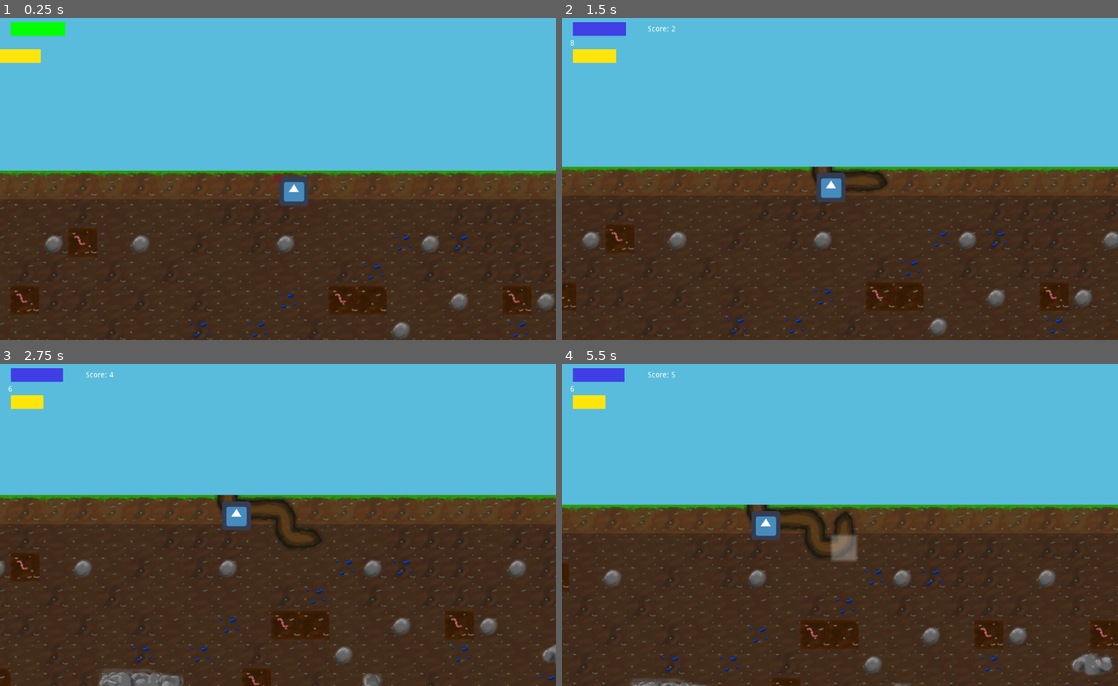
Above: before the commit, frames 1-4 (two rows, left to right).
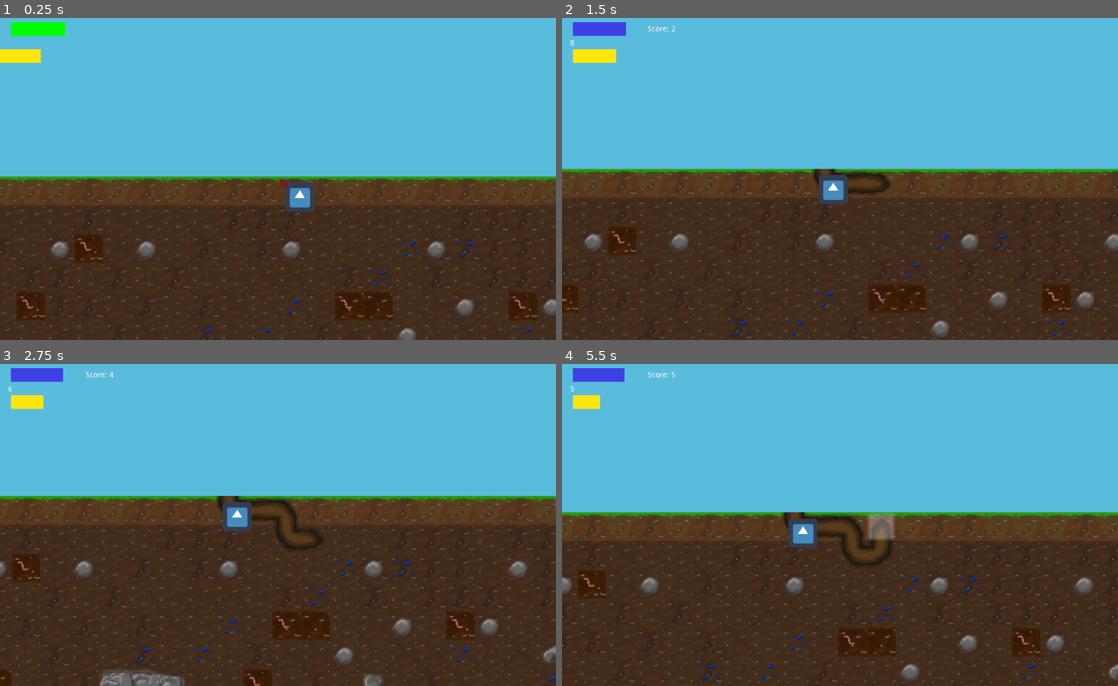
Above: after the commit, the same moments.

Repository: Sushperson/Tree-Simulator-2023
Game: Godot game, scene res://Scenes/World.tscn
Same seed, same stepped clock (60 frames per second), same inputs: the game is played once before the commit and once after it. The engine's default icon, where the game draws it, is replaced by a stand-in: a white triangle on a blue panel in a dark square.
Inputs:
- Up to frame 1 (0.25 s): no input
- Up to frame 2 (1.5 s): hold D (right) 0.53-1.28 s; hold S (down) from 1.28 s (still down)
- Up to frame 3 (2.75 s): release S (down) at 2.03 s; hold D (right) from 2.03 s (still down)
- Up to frame 4 (5.5 s): release D (right) at 2.78 s; hold W (up) 2.78-3.53 s; hold A (left) 3.53-5.03 s; tap P (pause) at 4.15 s; tap E (skilltree, bound only after the commit) at 4.9 s; hold S (down) from 5.03 s (still down)

The runs differ from the first frame. In frame 1, 7.9% of the frame differs, in the area x 0-100%, y 47-100%; in frame 2, 5.7%; in frame 3, 3.3%; in frame 4, 12%, in the area x 0-100%, y 6-100%.

Commit message:
skilltree v2

Diff:
--- a/Tree_sim/Scenes/World.tscn
+++ b/Tree_sim/Scenes/World.tscn
@@ -466,7 +466,6 @@
 
 [node name="World" type="Node2D"]
 script = ExtResource( 2 )
-tick_length = 0.6
 
 [node name="Player" parent="." instance=ExtResource( 1 )]
 position = Vector2( 16, 16 )
@@ -475,7 +474,6 @@
 remote_path = NodePath("../../Camera2D")
 
 [node name="Camera2D" type="Camera2D" parent="."]
-position = Vector2( 16, 16 )
 current = true
 zoom = Vector2( 1.2, 1.2 )
 smoothing_enabled = true
@@ -541,3 +539,10 @@
 script = ExtResource( 31 )
 max_cluster_dist = 8.0
 cluster_size = 5.0
+
+[node name="cam_skilltree" type="Sprite" parent="."]
+visible = false
+
+[node name="RemoteTransform2D_skilltree" type="RemoteTransform2D" parent="cam_skilltree"]
+remote_path = NodePath("../../Camera2D")
+use_global_coordinates = false
--- /dev/null
+++ b/Tree_sim/Scenes/skilltree.gd
@@ -0,0 +1,38 @@
+extends Node
+
+
+# Declare member variables here. Examples:
+# var a = 2
+# var b = "text"
+var poskorektur: Vector2 = Vector2(-120,-590)
+var scale_tree = 2
+
+
+var tree_sprite:Array = [["1_stamm","Stamm",4],["2_astLinks","Links",5],["3_oben","Oben",6],["4_ast_rechts","ObenLinks",4]]
+var tree_branches:Array = [[100,101,102,103,104,105],[200,201,202,203,204,205,206,207],[300,301,302,303,304,305,306]]
+# Called when the node enters the scene tree for the first time.
+func get_tree_sprit(var branches:int):
+
+	var index = [-1,-1]
+
+
+func _ready():
+	for n in tree_branches:
+		for nn in n:
+			print(nn,get_tree_sprit(nn))
+
+
+
+
+func set_branches(var branches):
+
+
+	pass
+
+
+func _process(delta):
+	pass
+#	pass
+# Called every frame. 'delta' is the elapsed time since the previous frame.
+#func _process(delta):
+#	pass
--- /dev/null
+++ b/Tree_sim/Scenes/skilltree.tscn
@@ -0,0 +1,154 @@
+[gd_scene load_steps=25 format=2]
+
+[ext_resource path="res://assets/baum/skillTree/oben6.png" type="Texture" id=1]
+[ext_resource path="res://assets/baum/skillTree/links1.png" type="Texture" id=2]
+[ext_resource path="res://assets/baum/skillTree/oben5.png" type="Texture" id=3]
+[ext_resource path="res://assets/baum/skillTree/links2.png" type="Texture" id=4]
+[ext_resource path="res://assets/baum/skillTree/links3.png" type="Texture" id=5]
+[ext_resource path="res://assets/baum/skillTree/links4.png" type="Texture" id=6]
+[ext_resource path="res://assets/baum/skillTree/oben_links4.png" type="Texture" id=7]
+[ext_resource path="res://assets/baum/skillTree/oben_links5.png" type="Texture" id=8]
+[ext_resource path="res://assets/baum/skillTree/oben1.png" type="Texture" id=9]
+[ext_resource path="res://assets/baum/skillTree/oben2.png" type="Texture" id=10]
+[ext_resource path="res://assets/baum/skillTree/oben3.png" type="Texture" id=11]
+[ext_resource path="res://assets/baum/skillTree/oben4.png" type="Texture" id=12]
+[ext_resource path="res://assets/baum/skillTree/oben0.png" type="Texture" id=13]
+[ext_resource path="res://assets/baum/skillTree/stamm1.png" type="Texture" id=14]
+[ext_resource path="res://assets/baum/skillTree/stamm2.png" type="Texture" id=15]
+[ext_resource path="res://assets/baum/skillTree/stamm3.png" type="Texture" id=16]
+[ext_resource path="res://assets/baum/skillTree/stamm4.png" type="Texture" id=17]
+[ext_resource path="res://assets/baum/skillTree/oben_links1.png" type="Texture" id=18]
+[ext_resource path="res://assets/baum/skillTree/oben_links2.png" type="Texture" id=19]
+[ext_resource path="res://assets/baum/skillTree/oben_links3.png" type="Texture" id=20]
+[ext_resource path="res://assets/baum/skillTree/stamm5.png" type="Texture" id=21]
+[ext_resource path="res://Scenes/skilltree.gd" type="Script" id=22]
+[ext_resource path="res://assets/baum/skillTree/links5.png" type="Texture" id=23]
+[ext_resource path="res://assets/baum/skillTree/links6.png" type="Texture" id=24]
+
+[node name="Node2D" type="Node2D"]
+script = ExtResource( 22 )
+
+[node name="Node" type="Node" parent="."]
+
+[node name="1_stamm" type="Node" parent="Node"]
+
+[node name="Stamm0" type="Sprite" parent="Node/1_stamm"]
+position = Vector2( -90, -385 )
+z_index = -20
+texture = ExtResource( 14 )
+
+[node name="Stamm1" type="Sprite" parent="Node/1_stamm"]
+position = Vector2( -90, -385 )
+z_index = -20
+texture = ExtResource( 15 )
+
+[node name="Stamm2" type="Sprite" parent="Node/1_stamm"]
+position = Vector2( -90, -385 )
+z_index = -20
+texture = ExtResource( 16 )
+
+[node name="Stamm3" type="Sprite" parent="Node/1_stamm"]
+position = Vector2( -90, -385 )
+z_index = -20
+texture = ExtResource( 17 )
+
+[node name="Stamm4" type="Sprite" parent="Node/1_stamm"]
+position = Vector2( -90, -385 )
+z_index = -20
+texture = ExtResource( 21 )
+
+[node name="2_astLinks" type="Node" parent="Node"]
+
+[node name="Links0" type="Sprite" parent="Node/2_astLinks"]
+position = Vector2( -90, -385 )
+z_index = -20
+texture = ExtResource( 2 )
+
+[node name="Links1" type="Sprite" parent="Node/2_astLinks"]
+position = Vector2( -90, -385 )
+z_index = -20
+texture = ExtResource( 4 )
+
+[node name="Links2" type="Sprite" parent="Node/2_astLinks"]
+position = Vector2( -90, -385 )
+z_index = -20
+texture = ExtResource( 5 )
+
+[node name="Links3" type="Sprite" parent="Node/2_astLinks"]
+position = Vector2( -90, -385 )
+z_index = -20
+texture = ExtResource( 6 )
+
+[node name="Links4" type="Sprite" parent="Node/2_astLinks"]
+position = Vector2( -90, -385 )
+z_index = -20
+texture = ExtResource( 23 )
+
+[node name="Links5" type="Sprite" parent="Node/2_astLinks"]
+position = Vector2( -90, -385 )
+z_index = -20
+texture = ExtResource( 24 )
+
+[node name="3_oben" type="Node" parent="Node"]
+
+[node name="Oben0" type="Sprite" parent="Node/3_oben"]
+position = Vector2( -90, -385 )
+z_index = -20
+texture = ExtResource( 13 )
+
+[node name="Oben1" type="Sprite" parent="Node/3_oben"]
+position = Vector2( -90, -385 )
+z_index = -20
+texture = ExtResource( 9 )
+
+[node name="Oben2" type="Sprite" parent="Node/3_oben"]
+position = Vector2( -90, -385 )
+z_index = -20
+texture = ExtResource( 10 )
+
+[node name="Oben3" type="Sprite" parent="Node/3_oben"]
+position = Vector2( -90, -385 )
+z_index = -20
+texture = ExtResource( 11 )
+
+[node name="Oben4" type="Sprite" parent="Node/3_oben"]
+position = Vector2( -90, -385 )
+z_index = -20
+texture = ExtResource( 12 )
+
+[node name="Oben5" type="Sprite" parent="Node/3_oben"]
+position = Vector2( -90, -385 )
+z_index = -20
+texture = ExtResource( 3 )
+
+[node name="Oben6" type="Sprite" parent="Node/3_oben"]
+position = Vector2( -90, -385 )
+z_index = -20
+texture = ExtResource( 1 )
+
+[node name="4_ast_rechts" type="Node" parent="Node"]
+
+[node name="ObenLinks0" type="Sprite" parent="Node/4_ast_rechts"]
+position = Vector2( -90, -385 )
+z_index = -20
+texture = ExtResource( 18 )
+
+[node name="ObenLinks1" type="Sprite" parent="Node/4_ast_rechts"]
+position = Vector2( -90, -385 )
+z_index = -20
+texture = ExtResource( 19 )
+
+[node name="ObenLinks2" type="Sprite" parent="Node/4_ast_rechts"]
+position = Vector2( -90, -385 )
+z_index = -20
+texture = ExtResource( 20 )
+
+[node name="ObenLinks3" type="Sprite" parent="Node/4_ast_rechts"]
+position = Vector2( -90, -385 )
+z_index = -20
+texture = ExtResource( 7 )
+
+[node name="ObenLinks4" type="Sprite" parent="Node/4_ast_rechts"]
+position = Vector2( -90, -385 )
+z_index = -20
+texture = ExtResource( 8 )
--- a/Tree_sim/Scripts/World.gd
+++ b/Tree_sim/Scripts/World.gd
@@ -27,7 +27,7 @@
 	verloren
 }
 var in_spiel_modus: int = spiel_modi.wurzeln
-
+var save_spiel_modus: int = in_spiel_modus
 
 
 # Called when the node enters the scene tree for the first time.
@@ -67,6 +67,15 @@
 
 # change the gamemode
 func change_mode(mode):
+
+	if in_spiel_modus == spiel_modi.skilltree and not mode == spiel_modi.skilltree:
+		get_node("Player/RemoteTransform2D2").update_position = true
+		get_node("cam_skilltree/RemoteTransform2D_skilltree").update_position = false
+	elif mode == spiel_modi.skilltree:
+		get_node("Player/RemoteTransform2D2").update_position = false
+		get_node("cam_skilltree").position = get_node("Player").position
+		get_node("cam_skilltree/RemoteTransform2D_skilltree").update_position = true
+
 	in_spiel_modus = mode
 	if(mode == spiel_modi.back_wurzeln):
 		var player = get_node("Player")
@@ -108,11 +117,23 @@
 		elif (rootgrid.get_cell(player.path[-2][0], player.path[-2][1]) == t_links and player.move_dir == Vector2(1,0)) or (r …(327 unchanged characters)…
 			rootgrid.set_cell(player.path[-2][0], player.path[-2][1], kreuzung)
 
+
 func _process(delta):
-	if Input.is_action_pressed("pause"):
+	if Input.is_action_just_pressed("pause"):
 		if not in_spiel_modus == spiel_modi.pause:
+			if not in_spiel_modus == spiel_modi.skilltree:
+				save_spiel_modus = in_spiel_modus
 			change_mode(spiel_modi.pause)
 		else:
+			change_mode(save_spiel_modus)
+	if Input.is_action_just_pressed("skilltree"):
+		if not in_spiel_modus == spiel_modi.skilltree:
+			if not in_spiel_modus == spiel_modi.pause:
+				save_spiel_modus = in_spiel_modus
+			change_mode(spiel_modi.skilltree)
+
+		else:
+			change_mode(save_spiel_modus)
 			change_mode(spiel_modi.wurzeln)
 
 # process a single game step
--- a/Tree_sim/project.godot
+++ b/Tree_sim/project.godot
@@ -55,6 +55,11 @@
 , Object(InputEventKey,"resource_local_to_scene":false,"resource_name":"","device":0,"alt":false,"shift":false,"control":false,"meta":false,"command":false,"pressed":false,"scancode":16777221,"physical_scancode":0,"unicode":0,"echo":false,"script":null)
  ]
 }
+skilltree={
+"deadzone": 0.5,
+"events": [ Object(InputEventKey,"resource_local_to_scene":false,"resource_name":"","device":0,"alt":false,"shift":false,"control":false,"meta":false,"command":false,"pressed":false,"scancode":69,"physical_scancode":0,"unicode":0,"echo":false,"script":null)
+ ]
+}
 
 [physics]
 
Binary file added: Tree_sim/assets/baum/skillTree/links1.png
Not shown, added: Tree_sim/assets/baum/skillTree/links1.png.import
Binary file added: Tree_sim/assets/baum/skillTree/links2.png
Not shown, added: Tree_sim/assets/baum/skillTree/links2.png.import
Binary file added: Tree_sim/assets/baum/skillTree/links3.png
Not shown, added: Tree_sim/assets/baum/skillTree/links3.png.import
Binary file added: Tree_sim/assets/baum/skillTree/links4.png
Not shown, added: Tree_sim/assets/baum/skillTree/links4.png.import
Binary file added: Tree_sim/assets/baum/skillTree/links5.png
Not shown, added: Tree_sim/assets/baum/skillTree/links5.png.import
Binary file added: Tree_sim/assets/baum/skillTree/links6.png
Not shown, added: Tree_sim/assets/baum/skillTree/links6.png.import
(and 34 more such lines)
